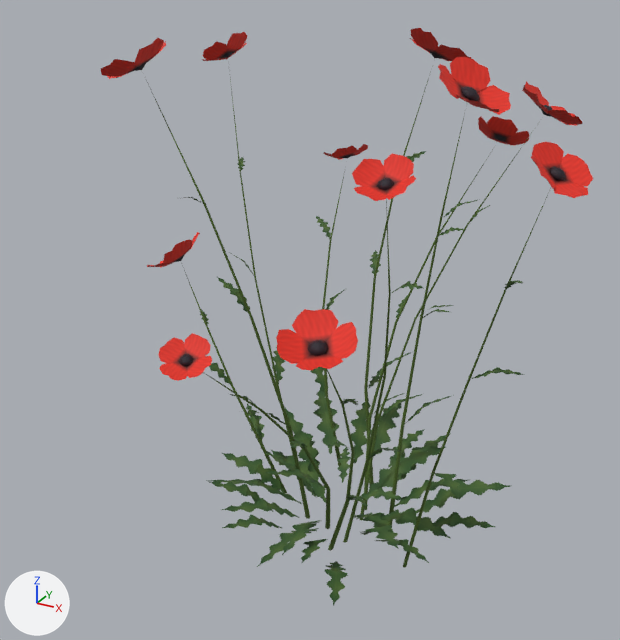
The glTF model assets/wildflowers/common-poppy/common-poppy.glb, before and after one commit.
Before and after are seen from a camera (50 mm lens) standing at (0.466, -0.938, 0.781) and looking at (-0.047, -0.006, 0.315). Every picture has the same lights, and +X, +Y and +Z are marked at lower left. The older version comes first. Vertices at exactly the same position are counted once.

In view in the first picture: 'Common Poppy'.
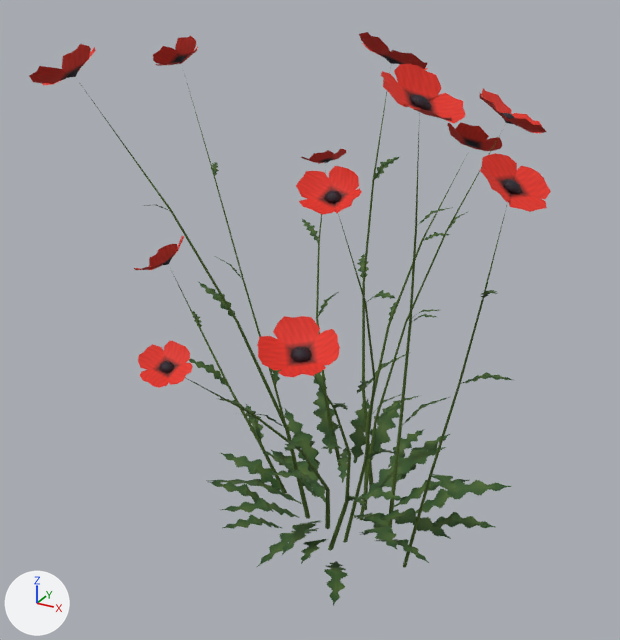
The newer file adds a shape key; the second version is drawn at full value of the shape key 'Crosswind bend' of 'Common Poppy', and the change is written as the vertex moves it makes.

The change, as a diff of the scene's bpy script:
```diff
--- a/assets/wildflowers/common-poppy/common-poppy.glb.py
+++ b/assets/wildflowers/common-poppy/common-poppy.glb.py
@@ me_common_poppy @@
-me_common_poppy.from_pydata(...)  # 1560 vertices, 1900 faces; spans x -0.361..0.314, y -0.277..0.334, z 0.0..0.678
+me_common_poppy.from_pydata(...)  # 1560 vertices, 1900 faces; spans x -0.369..0.291, y -0.3..0.292, z 0.0..0.678
+# me_common_poppy part 1: the loose piece of 6 vertices spanning x 0.069..0.14, y 0.029..0.102, z 0.157..0.207 is multiplied about its middle by the matrix ((0.979, 0.015, -0.006), (-0.015, 0.979, -0.015), (0.006, 0.015, 0.979)), then moved by (-0.002, -0.006, 0.0)
+# me_common_poppy part 2: the loose piece of 6 vertices spanning x 0.087..0.141, y 0.026..0.06, z 0.323..0.349 is multiplied about its middle by the matrix ((0.999, 0.043, -0.015), (-0.044, 0.998, -0.038), (0.014, 0.039, 0.999)), then moved by (-0.008, -0.022, 0.0)
+# me_common_poppy part 3: the loose piece of 6 vertices spanning x -0.183..-0.126, y 0.047..0.132, z 0.159..0.203 is scaled about its middle by (1.02, 0.969, 1), then moved by (-0.002, -0.006, 0.0)
+# me_common_poppy part 4: the loose piece of 6 vertices spanning x -0.236..-0.181, y 0.065..0.082, z 0.322..0.362 is multiplied about its middle by the matrix ((1.029, -0.034, -0.017), (0.033, 1.027, -0.072), (0.02, 0.071, 1.027)), then moved by (-0.008, -0.023, 0.0)
+# me_common_poppy part 5: the loose piece of 6 vertices spanning x -0.258..-0.224, y 0.11..0.158, z 0.468..0.484 is multiplied about its middle by the matrix ((0.976, -0.032, -0.02), (0.031, 0.976, -0.024), (0.021, 0.024, 0.976)), then moved by (-0.016, -0.045, 0.0)
+# me_common_poppy part 6: the loose piece of 6 vertices spanning x 0.037..0.068, y -0.137..-0.081, z 0.181..0.216 is scaled about its middle by (1.02, 1.05, 1), then moved by (-0.003, -0.007, 0.0)
+# me_common_poppy part 7: the loose piece of 6 vertices spanning x 0.05..0.101, y -0.152..-0.104, z 0.262..0.291 is scaled about its middle by (0.978, 1.07, 1), then moved by (-0.005, -0.015, 0.0)
+# me_common_poppy part 8: the loose piece of 6 vertices spanning x 0.006..0.062, y 0.065..0.116, z 0.135..0.184 is multiplied about its middle by the matrix ((0.981, 0.017, -0.008), (-0.017, 0.981, -0.02), (0.008, 0.02, 0.981)), then moved by (-0.002, -0.005, 0.0)
+# me_common_poppy part 9: the loose piece of 6 vertices spanning x 0.012..0.033, y 0.123..0.182, z 0.272..0.306 is multiplied about its middle by the matrix ((0.963, -0.001, -0.033), (0.0, 0.964, -0.026), (0.033, 0.026, 0.963)), then moved by (-0.006, -0.016, 0.0)
+# me_common_poppy part 10: the loose piece of 6 vertices spanning x 0.057..0.101, y 0.17..0.204, z 0.397..0.41 is scaled about its middle by (0.989, 0.943, 1), then moved by (-0.012, -0.032, 0.0)
+# me_common_poppy part 11: the loose piece of 6 vertices spanning x -0.113..-0.045, y -0.112..-0.042, z 0.162..0.213 is scaled about its middle by (1.01, 1.05, 1), then moved by (-0.002, -0.007, 0.0)
+# me_common_poppy part 12: the loose piece of 6 vertices spanning x -0.161..-0.095, y -0.085..-0.051, z 0.334..0.377 is multiplied about its middle by the matrix ((1.008, -0.053, -0.016), (0.052, 1.007, -0.053), (0.019, 0.052, 1.008)), then moved by (-0.009, -0.025, 0.0)
+# me_common_poppy part 13: the loose piece of 6 vertices spanning x 0.137..0.227, y -0.124..-0.023, z 0.148..0.183 is scaled about its middle by (0.992, 1.02, 1), then moved by (-0.002, -0.005, 0.0)
+# me_common_poppy part 14: the loose piece of 6 vertices spanning x 0.188..0.258, y -0.049..-0.017, z 0.299..0.317 is moved by (-0.007, -0.018, 0.0)
+# me_common_poppy part 15: the loose piece of 6 vertices spanning x 0.224..0.265, y -0.107..-0.06, z 0.432..0.457 is multiplied about its middle by the matrix ((1.038, 0.051, -0.025), (-0.052, 1.038, -0.047), (0.022, 0.049, 1.039)), then moved by (-0.014, -0.039, 0.0)
+# me_common_poppy part 16: the loose piece of 6 vertices spanning x -0.16..-0.08, y 0.115..0.178, z 0.119..0.177 is scaled about its middle by (1.01, 0.947, 1), then moved by (-0.001, -0.004, 0.0)
+# me_common_poppy part 17: the loose piece of 6 vertices spanning x -0.182..-0.127, y 0.212..0.253, z 0.345..0.38 is scaled about its middle by (1.03, 0.871, 1), then moved by (-0.009, -0.026, 0.0)
+# me_common_poppy part 18: 1240 of 1560 vertices moved; they spanned x -0.361..0.314, y -0.277..0.334, z 0.07..0.678 and now span x -0.369..0.291, y -0.3..0.292, z 0.07..0.678; mean shift (-0.018, -0.048, 0.0); largest move (-0.204, -0.093, 0.678) -> (-0.238, -0.187, 0.678)
+# other edits to the shape of me_common_poppy do not show in these pictures
 me_common_poppy.materials.append(mat_common_poppy_stems)
```

Boxes (x1, y1, x2, y2) around the edits, measured in the pictures (620 x 640 px; the box of a moved part takes in the faces that stretch with it):
'Common Poppy', reshaped (6% wider)
    before: (101, 28, 593, 606)
    after: (29, 32, 551, 606)
part 1 of me_common_poppy, moved or reshaped
    before: (405, 396, 451, 424)
    after: (402, 397, 449, 425)
part 2 of me_common_poppy, moved or reshaped
    before: (423, 309, 449, 318)
    after: (411, 314, 436, 323)
part 3 of me_common_poppy, moved or reshaped
    before: (272, 347, 285, 384)
    after: (271, 369, 281, 384)
part 4 of me_common_poppy, moved or reshaped
    before: (229, 252, 254, 275)
    after: (215, 256, 241, 277)
part 5 of me_common_poppy, moved or reshaped
    before: (237, 157, 245, 170)
    after: (211, 162, 219, 175)
part 6 of me_common_poppy, moved or reshaped
    before: (328, 440, 348, 448)
    after: (321, 443, 342, 449)
part 7 of me_common_poppy, moved or reshaped
    before: (342, 399, 358, 405)
    after: (332, 403, 348, 410)
part 8 of me_common_poppy, moved or reshaped
    before: (374, 392, 407, 413)
    after: (372, 394, 402, 414)
part 9 of me_common_poppy, moved or reshaped
    before: (396, 295, 408, 318)
    after: (388, 299, 398, 320)
part 10 of me_common_poppy, moved or reshaped
    before: (439, 227, 464, 236)
    after: (423, 232, 450, 241)
part 11 of me_common_poppy, moved or reshaped
    before: (254, 412, 287, 426)
    after: (250, 414, 284, 427)
part 12 of me_common_poppy, moved or reshaped
    before: (218, 278, 250, 312)
    after: (199, 282, 235, 317)
part 13 of me_common_poppy, moved or reshaped
    before: (430, 473, 460, 498)
    after: (430, 474, 457, 499)
part 14 of me_common_poppy, moved or reshaped
    before: (471, 367, 525, 379)
    after: (461, 372, 513, 384)
part 15 of me_common_poppy, moved or reshaped
    before: (504, 280, 523, 289)
    after: (481, 290, 497, 298)
part 16 of me_common_poppy, moved or reshaped
    before: (310, 367, 328, 393)
    after: (313, 372, 327, 395)
part 17 of me_common_poppy, moved or reshaped
    before: (316, 216, 331, 239)
    after: (302, 219, 319, 243)
part 18 of me_common_poppy, moved or reshaped
    before: (101, 28, 593, 546)
    after: (29, 32, 551, 546)
